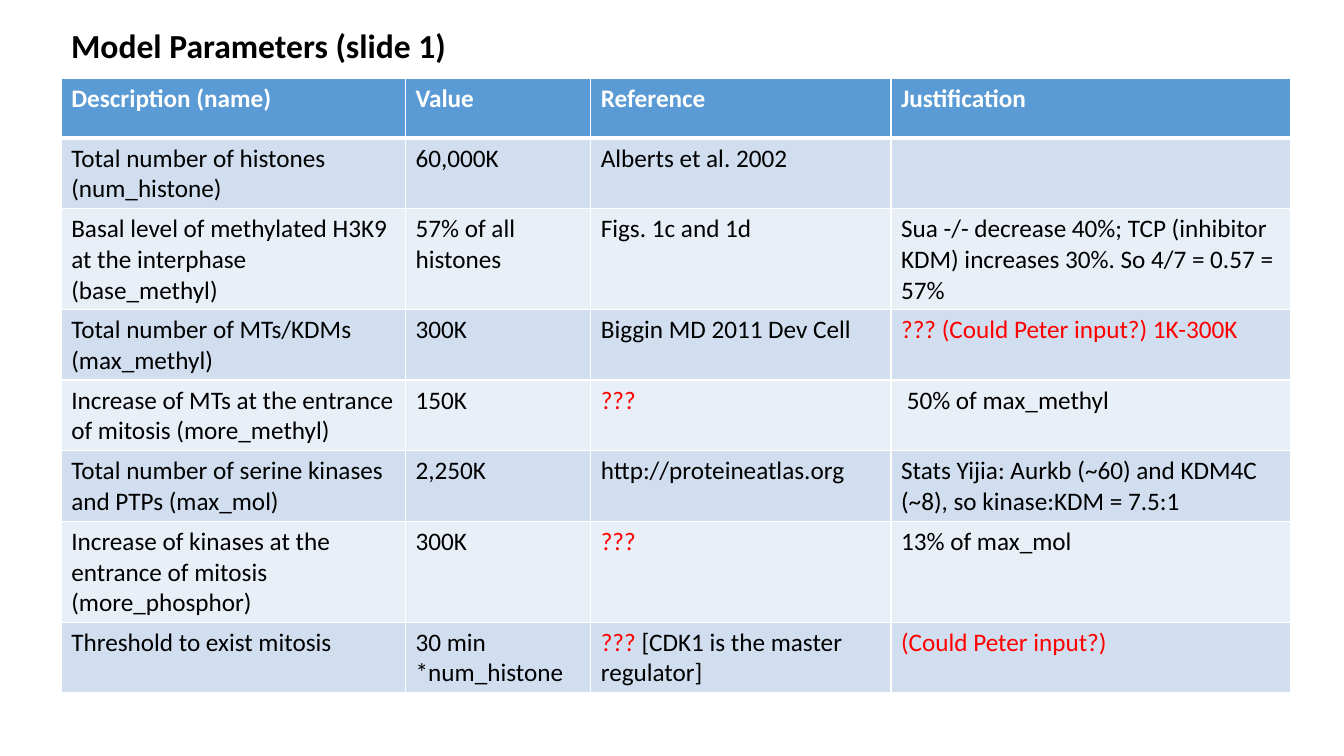
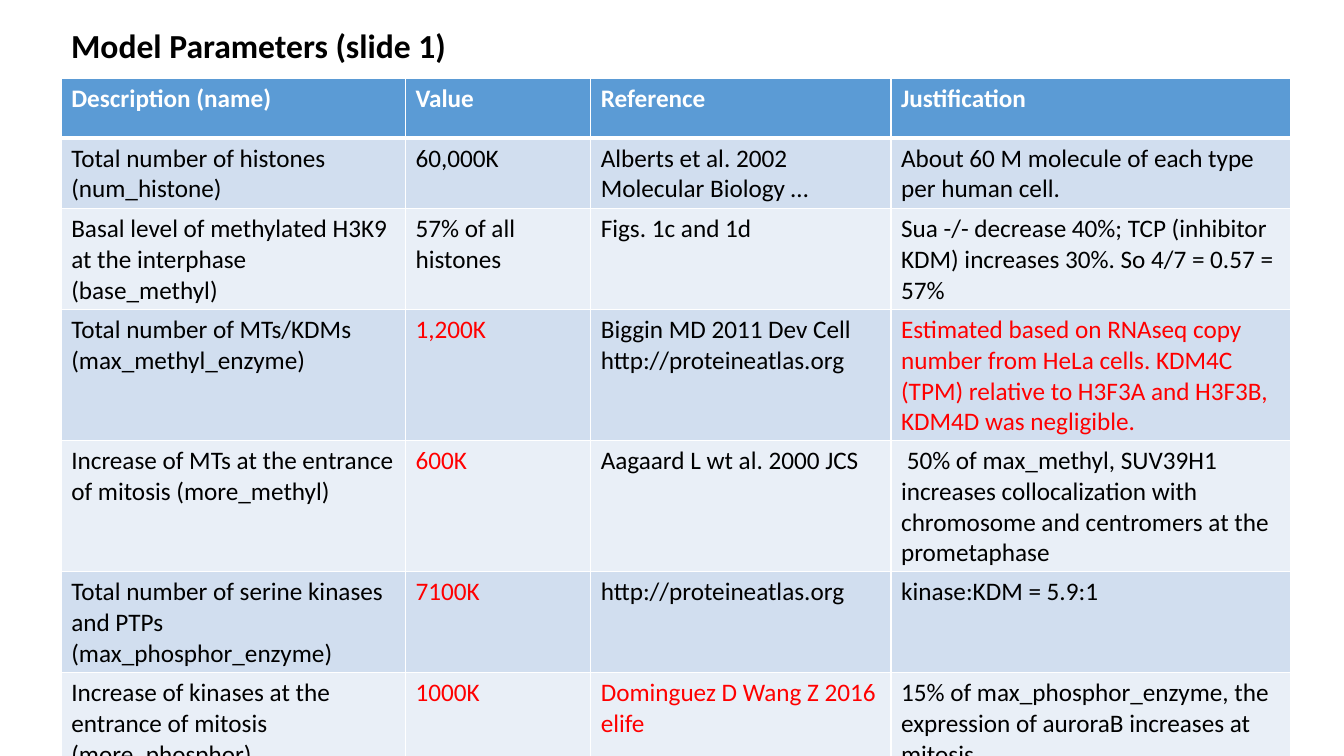
Before and after one commit to lu6007/fluocell, a slide deck: slide 5 of app/model/result_0211_2017.pptx. Drawn at 1344x756 pixels with LibreOffice and Linux fonts; fonts in the diff are those of the drawing. Boxes give left, top, right and bottom in pixels: in the first picture for what was removed or moved away, otherwise in the second. Text is boxed around its words. In the diff, an @@ line names an element or a change of style, - is before the commit and + after.

Commit message:
Updated the model and results based on literature.

```diff
--- a/app/model/result_0211_2017.pptx
+++ b/app/model/result_0211_2017.pptx
@@ table at (62, 79, 1293, 756) @@
-row 2, column 3: Alberts et al. 2002
+row 2, column 3: Alberts et al. 2002 Molecular Biology …
-row 2, column 4: 
+row 2, column 4: About 60 M molecule of each type per human cell.
-row 4: Total number of MTs/KDMs (max_methyl) | 300K | Biggin MD 2011 Dev Cell | ??? (Could Peter input?) 1K-300K
+row 4: Total number of MTs/KDMs (max_methyl_enzyme) | 1,200K | Biggin MD 2011 Dev Cell / http://proteineatlas.org | Estimated based on RNAseq copy number from HeLa cells. KDM4C (TPM) relative to H3F3A and H3F3B, KDM4D was negligible.
-row 5: Increase of MTs at the entrance of mitosis (more_methyl) | 150K | ??? | 50% of max_methyl
+row 5: Increase of MTs at the entrance of mitosis (more_methyl) | 600K | Aagaard L wt al. 2000 JCS | 50% of max_methyl, SUV39H1 increases collocalization with chromosome and centromers at the prometaphase
-row 6: Total number of serine kinases and PTPs (max_mol) | 2,250K | http://proteineatlas.org | Stats Yijia: Aurkb (~60) and KDM4C (~8), so kinase:KDM = 7.5:1
+row 6: Total number of serine kinases and PTPs (max_phosphor_enzyme) | 7100K | http://proteineatlas.org | kinase:KDM = 5.9:1
-row 7: Increase of kinases at the entrance of mitosis (more_phosphor) | 300K | ??? | 13% of max_mol
+row 7: Increase of kinases at the entrance of mitosis (more_phosphor) | 1000K | Dominguez D Wang Z 2016 elife | 15% of max_phosphor_enzyme, the expression of auroraB increases at mitosis.
-row 8, column 3: ??? [CDK1 is the master regulator]
+row 8, column 3: [CDK1 is the master regulator]
-row 8, column 4: (Could Peter input?)
+row 8, column 4: 
```
Also in this commit, not shown: 6 other slides changed, 1 slide added, 1 slide removed, 4 other files.
